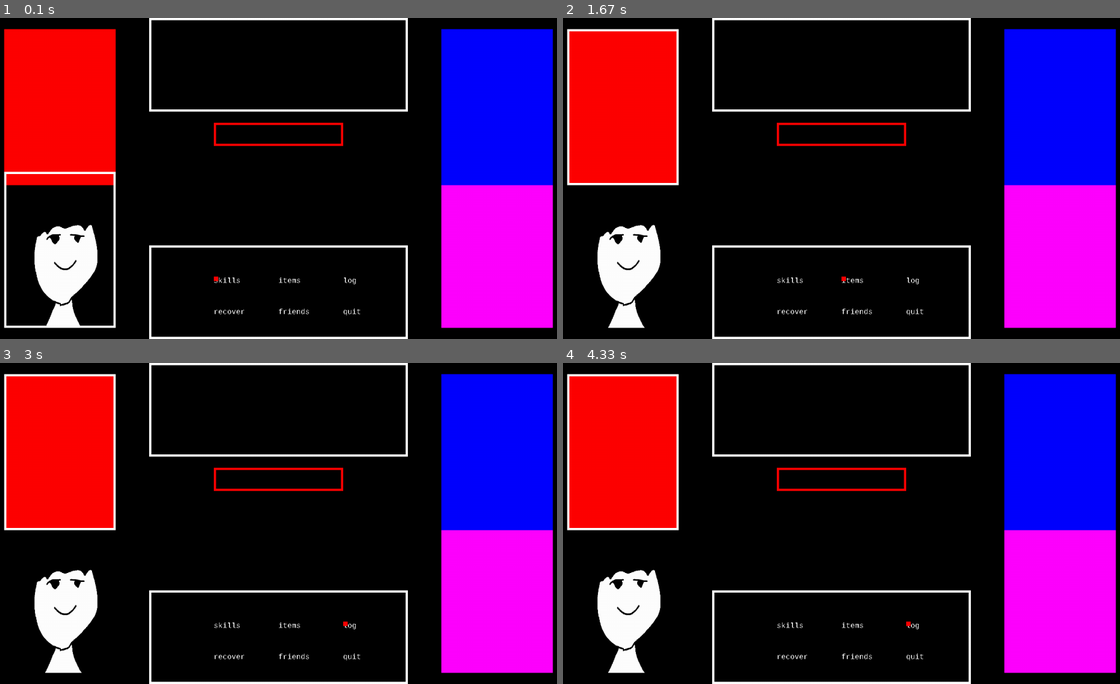
Above: before the commit, frames 1-4 (two rows, left to right).
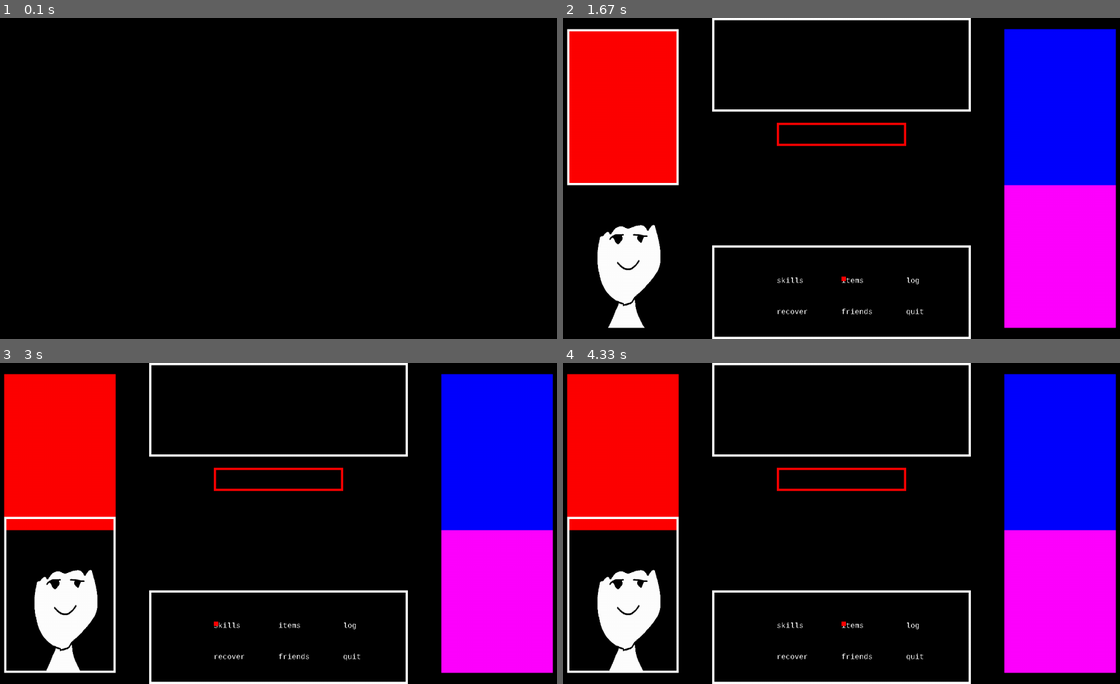
Above: after the commit, the same moments.

Repository: TheDarkOfSOOS/Project-OMONA
Game: pygame game, started from round.py
Same seed, same stepped clock (60 frames per second), same inputs: the game is played once before the commit and once after it.
Inputs:
- Up to frame 1 (0.1 s): no input
- Up to frame 2 (1.67 s): tap Enter at 0.33, 0.67 s; hold Backspace 1.17-1.63 s; hold Right 1.17-1.63 s
- Up to frame 3 (3 s): tap Backspace at 1.67, 2.3 s; hold Right from 2.97 s (still down)
- Up to frame 4 (4.33 s): release Right at 3.52 s; tap Backspace at 4.13 s

The runs differ from the first frame. In frame 1, 34% of the frame differs, in the area x 0-100%, y 0-100%; in frame 2, nothing differs; in frame 3, 1.5%; in frame 4, 1.5%.

Commit message:
Migliorato sistema di scelta

Diff:
--- a/data.py
+++ b/data.py
@@ -8,9 +8,11 @@
 # WIDTH, HEIGHT = 1920, 1080
 # WIN = pygame.display.set_mode((WIDTH, HEIGHT), pygame.FULLSCREEN)
 
-FPS = 30
+FPS = 5
 
 X, Y = 0, 1
+
+# Game dimensions:
 
 CHARA_WIDTH = 250
 CHARA_HEIGHT = 350
--- a/drawer.py
+++ b/drawer.py
@@ -64,8 +64,8 @@
                 WIN.blit(text,(CHOICE_LOCATIONS[j][i][X], CHOICE_LOCATIONS[j][i][Y]))
 
 
-def selection(direction, currX, currY, current_player, is_selecting):
-    if direction:
+def selection(input, currX, currY, current_player, is_selecting):
+    if input:
         bg()
         gui(False)
         characters()
--- a/round.py
+++ b/round.py
@@ -23,7 +23,7 @@
 
 run = True
 is_fighting = False
-
+everyone_has_chosen = False
 
 pygame.display.set_caption("OMONA testing ROUND")
 
@@ -57,6 +57,9 @@
             elif event.key == pygame.K_RETURN:
                 input="return"
                 print(pygame.K_RETURN)
+            elif event.key == pygame.K_BACKSPACE:
+                input="backspace"
+                print(pygame.K_BACKSPACE)
 
         # Se questo equivale alla chiusura della finestra
         if event.type == pygame.QUIT:
@@ -70,31 +73,52 @@
         youssef.sel=turn.of_character(youssef,input)
         print("youssef: ", youssef.sel)
         if youssef.sel["is_choosing"]==False:
-            pier.sel["is_choosing"]=True
-            input="null"
+            if youssef.sel["has_done_first_selection"]==True:
+                pier.sel["is_choosing"]=True
+                input="null"
+            else:
+                youssef.sel["is_choosing"]=True
+                input="null"
     # Turno pg2
     if pier.sel["is_choosing"]==True:
         pier.sel=turn.of_character(pier,input)
         print("pier: ", pier.sel)
         if pier.sel["is_choosing"]==False:
-            raul.sel["is_choosing"]=True
-            input="null"
+            if pier.sel["has_done_first_selection"]==True:
+                raul.sel["is_choosing"]=True
+                input="null"
+            else:
+                youssef.sel["is_choosing"]=True
+                input="null"
     # Turno pg3
     if raul.sel["is_choosing"]==True:
         raul.sel=turn.of_character(raul,input)
         print("raul: ",raul.sel)
         if raul.sel["is_choosing"]==False:
-            fabiano.sel["is_choosing"]=True
-            input="null"
+            if raul.sel["has_done_first_selection"]==True:
+                fabiano.sel["is_choosing"]=True
+                input="null"
+            else:
+                pier.sel["is_choosing"]=True
+                input="null"
     # Turno pg4
     if fabiano.sel["is_choosing"]==True:
         fabiano.sel=turn.of_character(fabiano,input)
         print("fab: ",fabiano.sel)
-    # Calcolo velocità
-    #list_speed_ordered=[1,2,3]
+        if fabiano.sel["is_choosing"]==False:
+            if fabiano.sel["has_done_first_selection"]==False:
+                raul.sel["is_choosing"]=True
+                input="null"
+            else:
+                everyone_has_chosen=True
 
-    #for attacking_character in 1,2,3:
-        # Azione di attacking_character
+    if everyone_has_chosen:
+        print("YEEEE")
+        # Calcolo velocità
+        #list_speed_ordered=[1,2,3]
+
+        #for attacking_character in 1,2,3:
+            # Azione di attacking_character
 
 
     pygame.display.update()
--- a/turn.py
+++ b/turn.py
@@ -18,36 +18,45 @@
 '''
 menu=[["skills","items","log"],
     ["recover","friends","quit"]]
-
-def of_character(current_player,direction):
+def of_character(current_player,input):
     sel=current_player.sel
 
     global current_selection_X
     global current_selection_Y
-    print(direction)
+    print(input)
     dw.choices(current_player, sel["is_selecting"])
 
     dw.selection("null", current_selection_X, current_selection_Y, current_player, sel["is_selecting"])
-    if (direction=="right" and current_selection_X<2):
+    if (input=="right" and current_selection_X<2):
         current_selection_X+=1
-        dw.selection(direction, current_selection_X, current_selection_Y, current_player, sel["is_selecting"])
+        dw.selection(input, current_selection_X, current_selection_Y, current_player, sel["is_selecting"])
 
-    elif (direction=="left" and current_selection_X>0):
+    elif (input=="left" and current_selection_X>0):
         current_selection_X-=1
-        dw.selection(direction, current_selection_X, current_selection_Y, current_player, sel["is_selecting"])
+        dw.selection(input, current_selection_X, current_selection_Y, current_player, sel["is_selecting"])
 
-    elif (direction=="up" and current_selection_Y>0):
+    elif (input=="up" and current_selection_Y>0):
         current_selection_Y-=1
-        dw.selection(direction, current_selection_X, current_selection_Y, current_player, sel["is_selecting"])
+        dw.selection(input, current_selection_X, current_selection_Y, current_player, sel["is_selecting"])
 
-    elif (direction=="down" and current_selection_Y<1):
+    elif (input=="down" and current_selection_Y<1):
         current_selection_Y+=1
-        dw.selection(direction, current_selection_X, current_selection_Y, current_player, sel["is_selecting"])
+        dw.selection(input, current_selection_X, current_selection_Y, current_player, sel["is_selecting"])
 
-    if (direction=="return" and sel["has_done_first_selection"]==False):
+    if (input=="return" and sel["has_done_first_selection"]==False):
         sel["has_done_first_selection"]=True
-    elif (direction=="return") and sel["has_done_first_selection"]==True:
+        reset_movement()
+    elif (input=="return") and sel["has_done_first_selection"]==True:
         sel["is_choosing"]=False
+        reset_movement()
+
+    if (input=="backspace" and sel["has_done_first_selection"]==True):
+        sel["has_done_first_selection"]=False
+        reset_movement
+    elif (input=="backspace" and sel["has_done_first_selection"]==False):
+        sel["is_choosing"]=False
+        reset_movement()
+
 
     if not current_player.sel["has_done_first_selection"]:
         sel["is_selecting"]=menu[current_selection_Y][current_selection_X]
@@ -63,3 +72,9 @@
     if not current_player.sel["is_choosing_target"]:
         dw.border_of(current_player)
     return sel
+
+def reset_movement():
+    global current_selection_X
+    global current_selection_Y
+    current_selection_X = 0
+    current_selection_Y = 0
